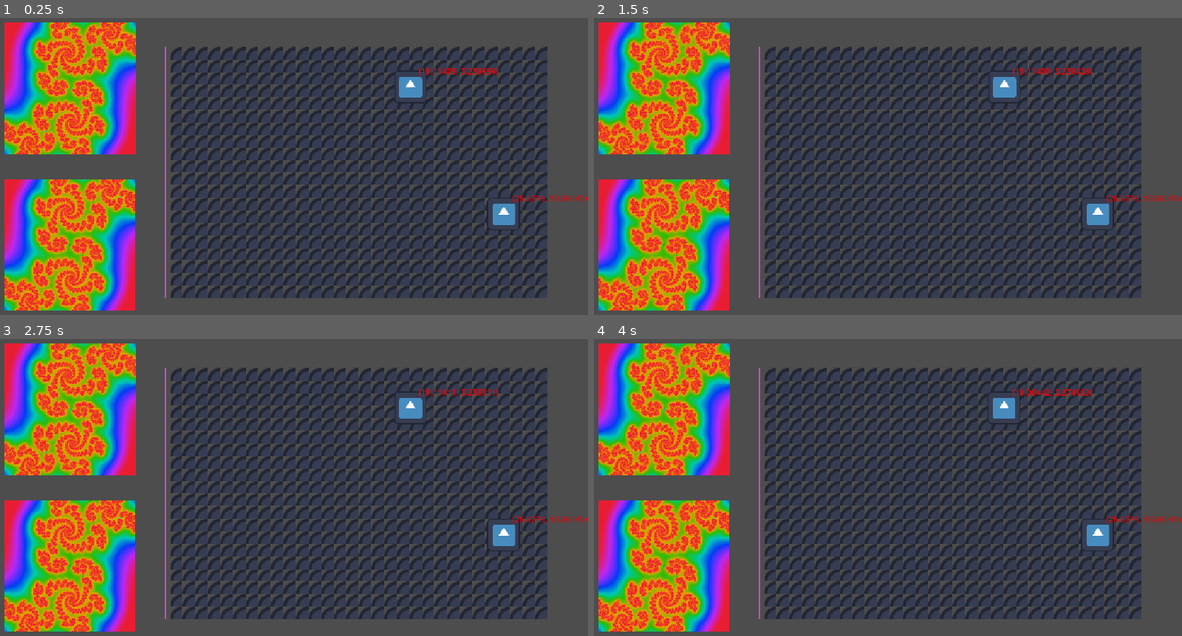
Above: before the commit, frames 1-4 (two rows, left to right).
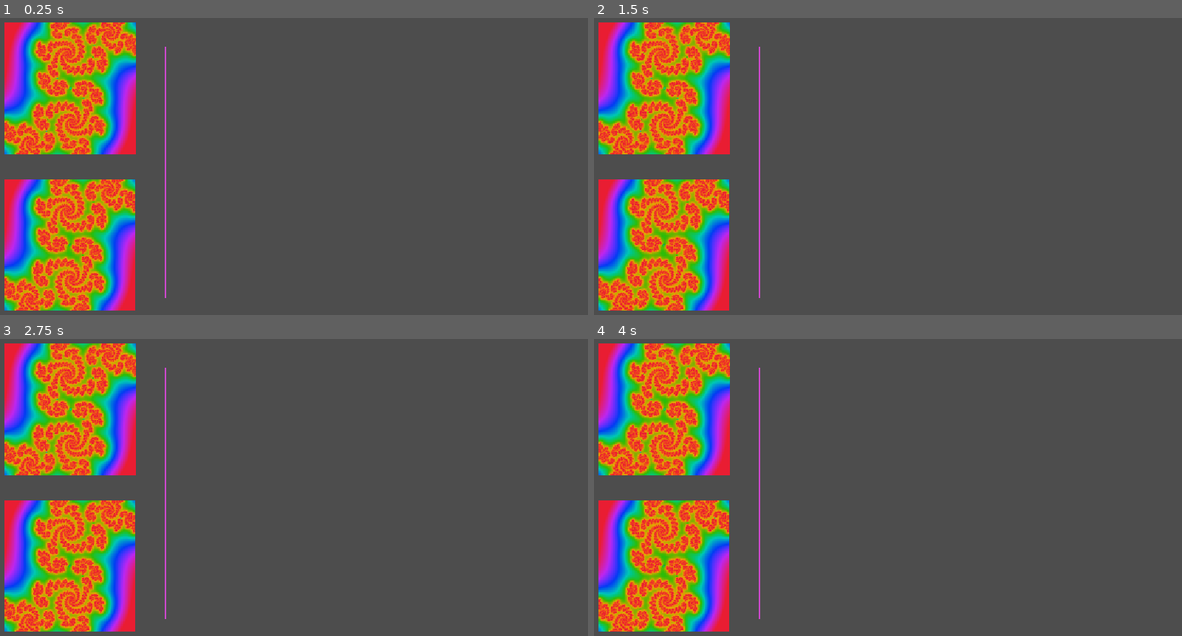
Above: after the commit, the same moments.

Repository: Wallted/ldjam-59
Game: Godot game, scene res://main.tscn
Same seed, same stepped clock (60 frames per second), same inputs: the game is played once before the commit and once after it. The engine's default icon, where the game draws it, is replaced by a stand-in: a white triangle on a blue panel in a dark square.
Inputs (mouse positions are in pixels of both pictures, inside the frame that each line leads up to):
- Up to frame 1 (0.25 s): no input
- Up to frame 2 (1.5 s): click (1005, 86) at 0.52 s; click (1005, 86) at 1.27 s
- Up to frame 3 (2.75 s): click (411, 407) at 2.02 s
- Up to frame 4 (4 s): tap Enter at 2.75 s; move the mouse to (1017, 481) at 2.77 s; tap Space at 3.5 s; move the mouse to (770, 514) at 3.52 s

The runs differ from the first frame. In frame 1, 22% of the frame differs, in the area x 29-100%, y 9-95%; in frame 2, 22%; in frame 3, 22%; in frame 4, 22%.

Commit message:
Music (#22)
* ASDA

* asdasdasdasd

Diff:
--- /dev/null
+++ b/animals/oggazele/oggazele.gd
@@ -0,0 +1,6 @@
+class_name Oggazele
+extends Chorister
+
+
+func _specific_math():
+	return sin(_phase * TAU)+sin(_phase * TAU*2)
--- /dev/null
+++ b/animals/qudratoppator/qudratoppator.gd
@@ -0,0 +1,6 @@
+class_name qudratoppator
+extends Chorister
+
+
+func _specific_math():
+	return fmod(_phase*TAU,3)-fmod(_phase*TAU,12)#+sin(_phase*TAU)
--- a/audio.gd
+++ b/audio.gd
@@ -13,6 +13,8 @@
 
 var who_sings := WhoSings.None
 
+var player_choir: Array[Chorister] = []
+var target_choir: Array[Chorister] = []
 var audio_stream_player_table: Array[AudioStreamPlayer] = []
 
 @onready var _audio_stream_player: AudioStreamPlayer = $AudioStreamPlayer
@@ -26,9 +28,9 @@
 func _process(_delta: float) -> void:
 	match who_sings:
 		WhoSings.Target:
-			_fill_buffer(level.target_choir)
+			_fill_buffer(target_choir)
 		WhoSings.Player:
-			_fill_buffer(level.player_choir)
+			_fill_buffer(player_choir)
 
 
 func _fill_buffer(choir: Array[Chorister]) -> void:
--- a/audio.tscn
+++ b/audio.tscn
@@ -4,6 +4,20 @@
 [ext_resource type="AudioStream" uid="uid://d1n6lwxwusg4k" path="res://new_audio_stream_generator.tres" id="2_q45hi"]
 
 [sub_resource type="AudioStreamGenerator" id="AudioStreamGenerator_qc0l7"]
+
+[sub_resource type="AudioStreamGenerator" id="AudioStreamGenerator_qf6oy"]
+buffer_length = 0.1
+
+[sub_resource type="AudioStreamGenerator" id="AudioStreamGenerator_q45hi"]
+buffer_length = 0.1
+
+[sub_resource type="AudioStreamGenerator" id="AudioStreamGenerator_ybffx"]
+buffer_length = 0.1
+
+[sub_resource type="AudioStreamGenerator" id="AudioStreamGenerator_p423y"]
+buffer_length = 0.1
+
+[sub_resource type="AudioStreamGenerator" id="AudioStreamGenerator_8w7rj"]
 buffer_length = 0.1
 
 [sub_resource type="AudioStreamGenerator" id="AudioStreamGenerator_q45hi"]
--- a/game.gd
+++ b/game.gd
@@ -9,8 +9,11 @@
 func load_new_level(level_data: LevelData) -> void:
 	level = Level.new(level_data)
 
-	audio.level = level
+func _ready() -> void:
+	# mock
+	audio.target_choir.append(Sinoceros.new(200.0))
+	audio.target_choir.append(Sinoceros.new(110.0))
+	audio.target_choir.append(qudratoppator.new(220.0))
+	audio.target_choir.append(Sinoceros.new(90.0))
+
 	audio.who_sings = Audio.WhoSings.Target
-	zoo_space.level = level
-
-	zoo_space.restart()
Not shown, added: animals/oggazele/oggazele.gd.uid
Not shown, added: animals/qudratoppator/qudratoppator.gd.uid
